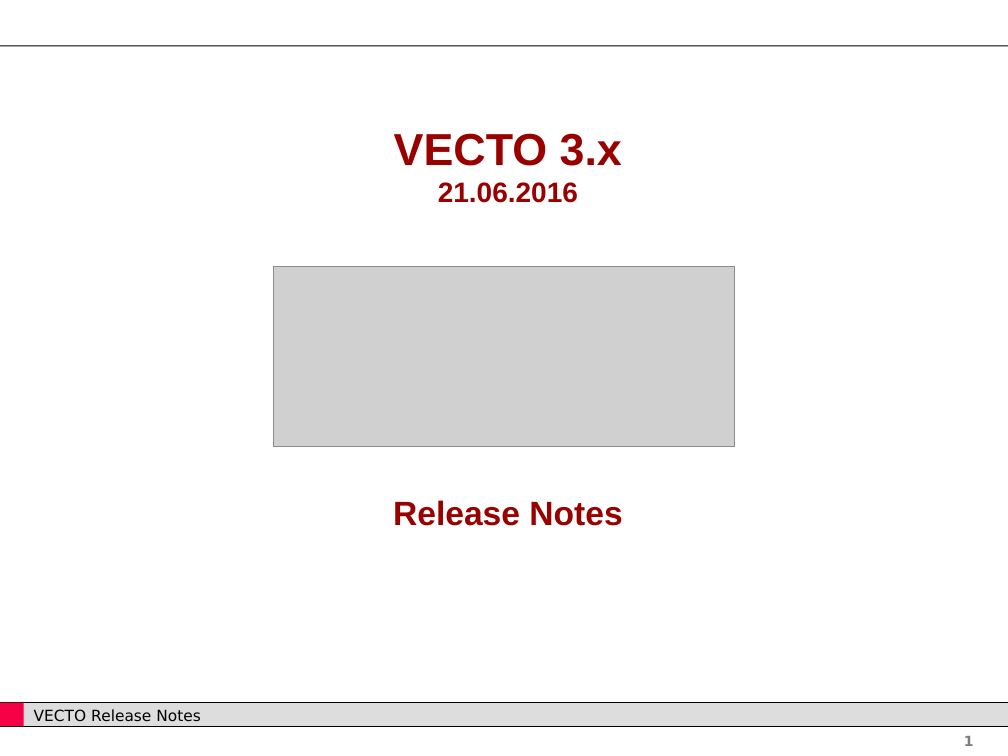
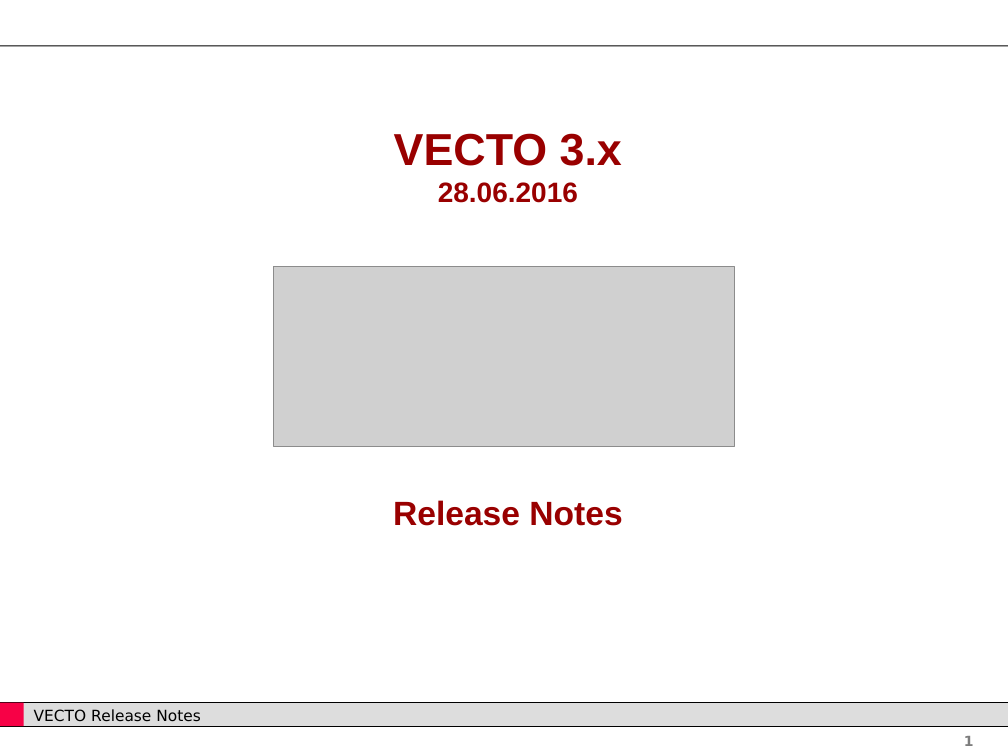
Before and after one commit to tanawadeatharva/BharatVECTO, a slide deck: slide 1 of Documentation/User Manual Source/Release Notes Vecto3.x.pptx. Drawn at 1008x756 pixels with LibreOffice and Linux fonts; fonts in the diff are those of the drawing; grey boxes stand for pictures; background and template pictures are left out. Boxes give left, top, right and bottom in pixels: in the first picture for what was removed or moved away, otherwise in the second. Text is boxed around its words. In the diff, an @@ line names an element or a change of style, - is before the commit and + after.

```diff
--- a/Documentation/User Manual Source/Release Notes Vecto3.x.pptx
+++ b/Documentation/User Manual Source/Release Notes Vecto3.x.pptx
@@ text at (394,133,622,203): text changed @@
-VECTO 3.x
-21.06.2016
+VECTO 3.x
+28.06.2016
```
Also in this commit, not shown: 1 slide added, 1 other file.
